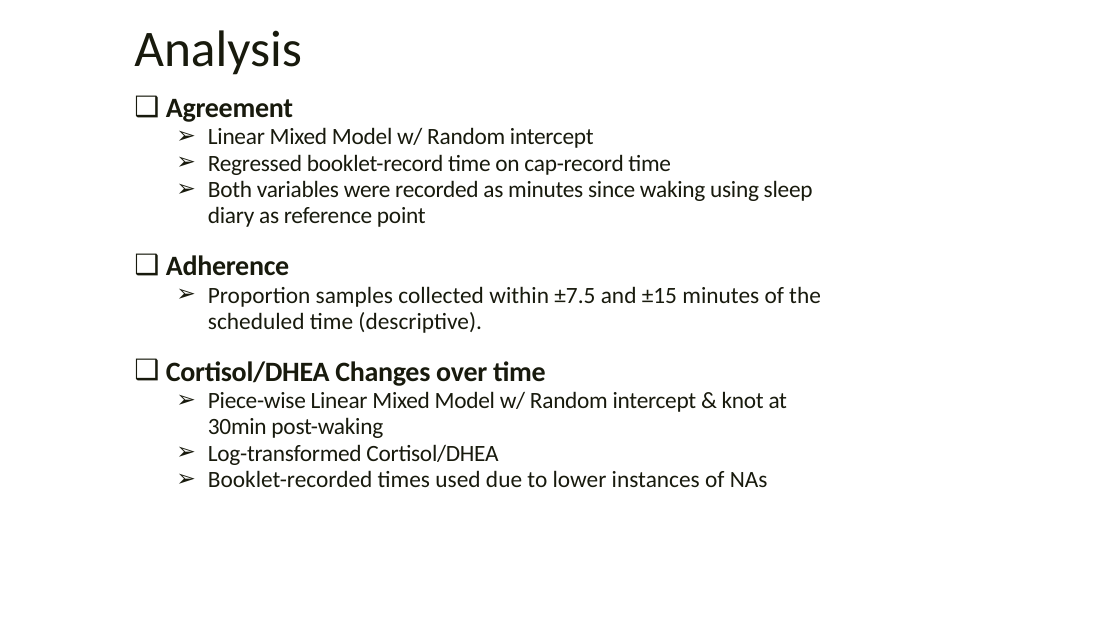
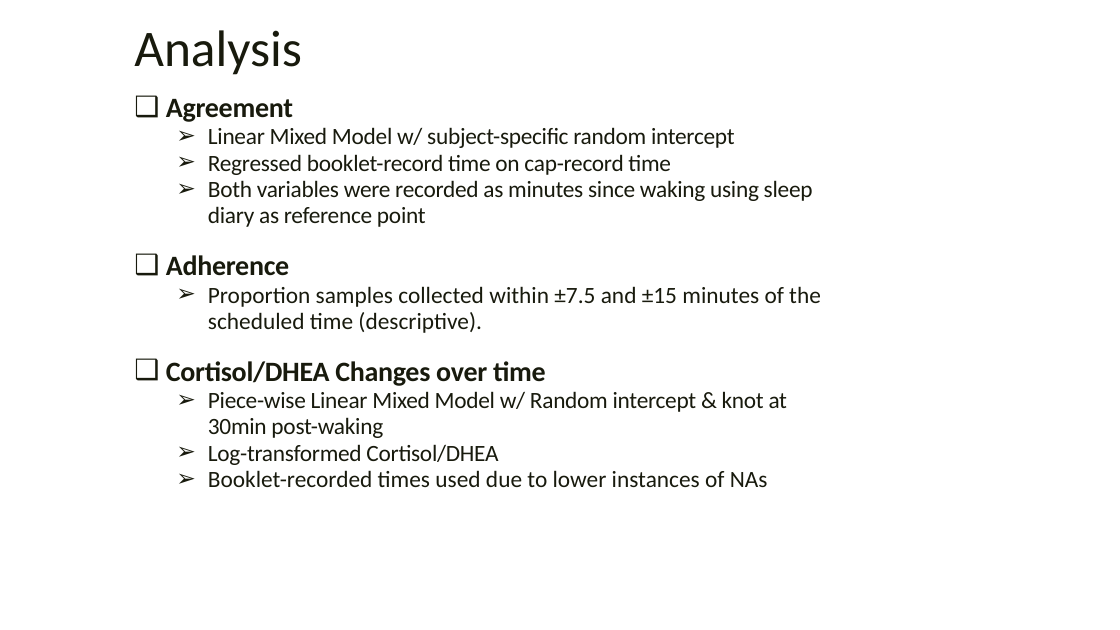
Before and after one commit to rysummers/BIOS6624-Class, a slide deck: slide 4 of Project0/Reports/Project0_Presentation.pptx. Drawn at 1120x630 pixels with LibreOffice and Linux fonts; fonts in the diff are those of the drawing; background and template pictures are left out. Boxes give left, top, right and bottom in pixels: in the first picture for what was removed or moved away, otherwise in the second. Text is boxed around its words. In the diff, an @@ line names an element or a change of style, - is before the commit and + after.

```diff
--- a/Project0/Reports/Project0_Presentation.pptx
+++ b/Project0/Reports/Project0_Presentation.pptx
@@ text at (208, 127, 735, 148): text changed @@
-  ➢ Linear Mixed Model w/ Random intercept
+  ➢ Linear Mixed Model w/ subject-specific random intercept
```
Also in this commit, not shown: 6 other slides changed, 1 slide added, 5 other files.
